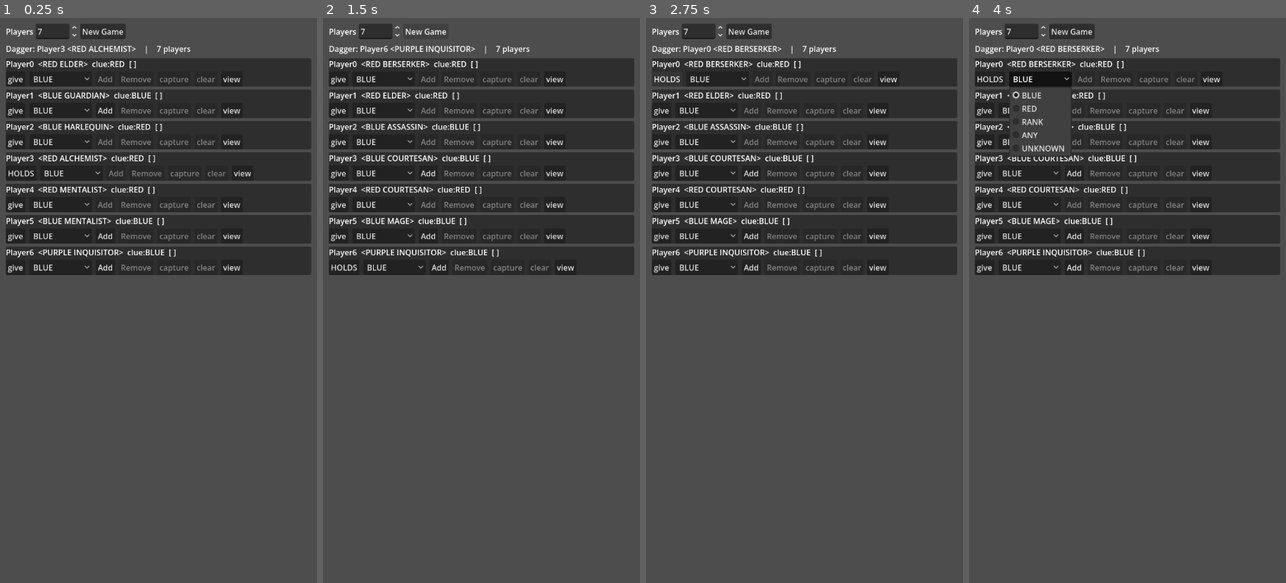
Above: before the commit, frames 1-4 (left to right).
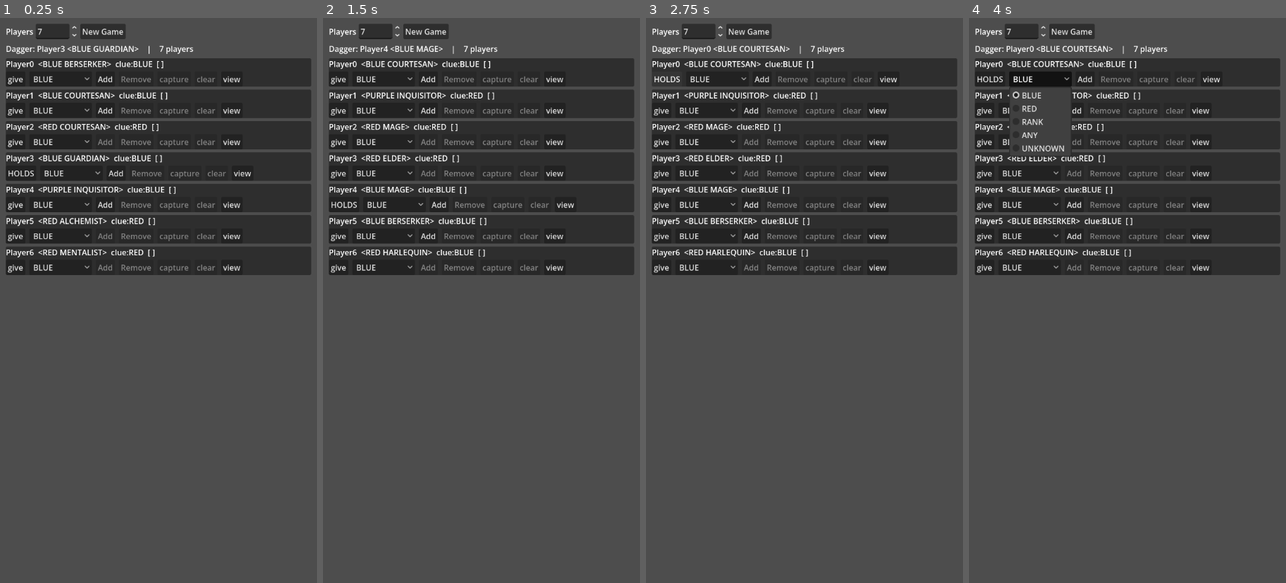
Above: after the commit, the same moments.

Repository: jdbecker/Stabby-Game
Game: Godot game, scene res://game.tscn
The game is run twice, just before and just after one commit, with the same random seed, the same clock (stepped at 60 frames per second) and the same inputs.
Inputs:
- Up to frame 1 (0.25 s): no input
- Up to frame 2 (1.5 s): click "New Game" at 0.5 s; click "New Game" at 1.25 s
- Up to frame 3 (2.75 s): click "give" at 2 s
- Up to frame 4 (4 s): click "HOLDS" at 2.75 s; click "BLUE" at 3.5 s

The runs differ from the first frame. In frame 1, 2.2% of the frame differs, in the area x 13-61%, y 4-45%; in frame 2, 3.0%, in the area x 2-80%, y 4-46%; in frame 3, 2.2%; in frame 4, 1.9%.

Commit message:
cleanup extra dev_panels

Diff:
--- a/game.gd
+++ b/game.gd
@@ -64,17 +64,26 @@
 	BLUE_COURTESAN,
 ]
 
-@onready var dev_panel: DevPanel = $DevPanel
-
+const DEV_PANEL_SCENE := preload("res://ui/dev_panel.tscn")
+
+@export var ui_enabled := false
+
+var dev_panel: DevPanel
 var characters: Array[Character]
 var knife_holder: Character
 var last_wounded_character: Character
 
 
+func _init(player_count: int = 7) -> void:
+	start_new_game(player_count)
+
+
 func start_new_game(player_count: int) -> void:
 	if player_count < 6 or 12 < player_count:
 		push_error("Invalid player_count: %s. Must be between 6 and 12 players!" % player_count)
 		return
+	if ui_enabled:
+		_remove_dev_panel()
 	characters = []
 	var inquisitor := player_count % 2
 	var reds_and_blues := floori((player_count - inquisitor) / 2.0)
@@ -94,11 +103,10 @@
 		var character := characters[i]
 		character.name = "Player%s" % i
 
-	dev_panel.setup(characters)
-	_update_dev_panel()
-
 	knife_holder = characters[randi() % characters.size()]
 	set_knife_holder(knife_holder)
+	if ui_enabled and is_node_ready():
+		_create_dev_panel()
 
 
 func activate_ability(character: Character, context: AbilityContext = null) -> void:
@@ -112,14 +120,28 @@
 
 
 func _ready() -> void:
+	if ui_enabled:
+		_create_dev_panel()
+
+
+func _create_dev_panel() -> void:
+	dev_panel = DEV_PANEL_SCENE.instantiate() as DevPanel
+	add_child(dev_panel)
 	dev_panel.new_game_requested.connect(start_new_game)
 	dev_panel.pass_knife_requested.connect(set_knife_holder)
 	dev_panel.add_wound_requested.connect(_on_add_wound_requested)
 	dev_panel.remove_wound_requested.connect(remove_wound)
 	dev_panel.capture_requested.connect(capture)
 	dev_panel.clear_wounds_requested.connect(clear_wounds)
-
-	start_new_game(7)
+	dev_panel.setup(characters)
+
+
+func _remove_dev_panel() -> void:
+	if dev_panel == null:
+		return
+	remove_child(dev_panel)
+	dev_panel.queue_free()
+	dev_panel = null
 
 
 func _on_add_wound_requested(character: Character, wound_type: CharacterStats.Wound) -> void:
--- a/game.tscn
+++ b/game.tscn
@@ -1,9 +1,7 @@
 [gd_scene format=3 uid="uid://cip5a8em0dw4d"]
 
 [ext_resource type="Script" uid="uid://dtu3lewel4s6o" path="res://game.gd" id="1_game"]
-[ext_resource type="PackedScene" uid="uid://dxne70xfkuepv" path="res://ui/dev_panel.tscn" id="2_dev_panel"]
 
 [node name="Game" type="Node" unique_id=2103089058]
 script = ExtResource("1_game")
-
-[node name="DevPanel" parent="." unique_id=288138371 instance=ExtResource("2_dev_panel")]
+ui_enabled = true
--- a/test/test_game_mutations.gd
+++ b/test/test_game_mutations.gd
@@ -5,6 +5,51 @@
 const BLUE := CharacterStats.Wound.BLUE
 const UNKNOWN := CharacterStats.Wound.UNKNOWN
 const ANY := CharacterStats.Wound.ANY
+
+
+func test_game_initializes_without_ui() -> void:
+	var game := Game.new(6)
+	assert_false(game.is_inside_tree())
+	assert_null(game.get_node_or_null("DevPanel"))
+	assert_eq(game.characters.size(), 6)
+	assert_not_null(game.knife_holder)
+	assert_true(game.knife_holder.has_knife)
+
+	var added_game := Game.new(6)
+	add_child_autofree(added_game)
+	assert_null(added_game.get_node_or_null("DevPanel"))
+
+
+func test_game_scene_rebuilds_panel_for_new_game() -> void:
+	var game := load("res://game.tscn").instantiate() as Game
+	add_child_autofree(game)
+	await get_tree().process_frame
+
+	var panel := game.dev_panel
+	var player_list := panel.get_node("%PlayerList") as VBoxContainer
+	var first_panel_id := panel.get_instance_id()
+	assert_eq(_dev_panel_count(game), 1)
+	assert_eq(player_list.get_child_count(), 7)
+
+	game.start_new_game(8)
+	panel = game.dev_panel
+	assert_ne(panel.get_instance_id(), first_panel_id)
+	assert_eq(_dev_panel_count(game), 1)
+	assert_eq(panel.get_node("%PlayerList").get_child_count(), 8)
+	assert_eq(panel.get_children().filter(func(child: Node): return child is PlayerView).size(), 8)
+
+	await get_tree().process_frame
+	var second_panel_id := panel.get_instance_id()
+	game.start_new_game(6)
+	panel = game.dev_panel
+	assert_ne(panel.get_instance_id(), second_panel_id)
+	assert_eq(_dev_panel_count(game), 1)
+	assert_eq(panel.get_node("%PlayerList").get_child_count(), 6)
+	assert_eq(panel.get_children().filter(func(child: Node): return child is PlayerView).size(), 6)
+
+
+func _dev_panel_count(game: Game) -> int:
+	return game.get_children().filter(func(child: Node): return child is DevPanel).size()
 
 
 func _wound(type: CharacterStats.Wound) -> WoundContext:
--- a/ui/dev_panel.gd
+++ b/ui/dev_panel.gd
@@ -27,7 +27,11 @@
 
 func _start_new_game() -> void:
 	for child in _player_list.get_children():
+		_player_list.remove_child(child)
 		child.queue_free()
+	for view: PlayerView in _views:
+		remove_child(view)
+		view.queue_free()
 	_views.clear()
 
 	# Game owns gameplay state; the panel only rebuilds its presentation.
